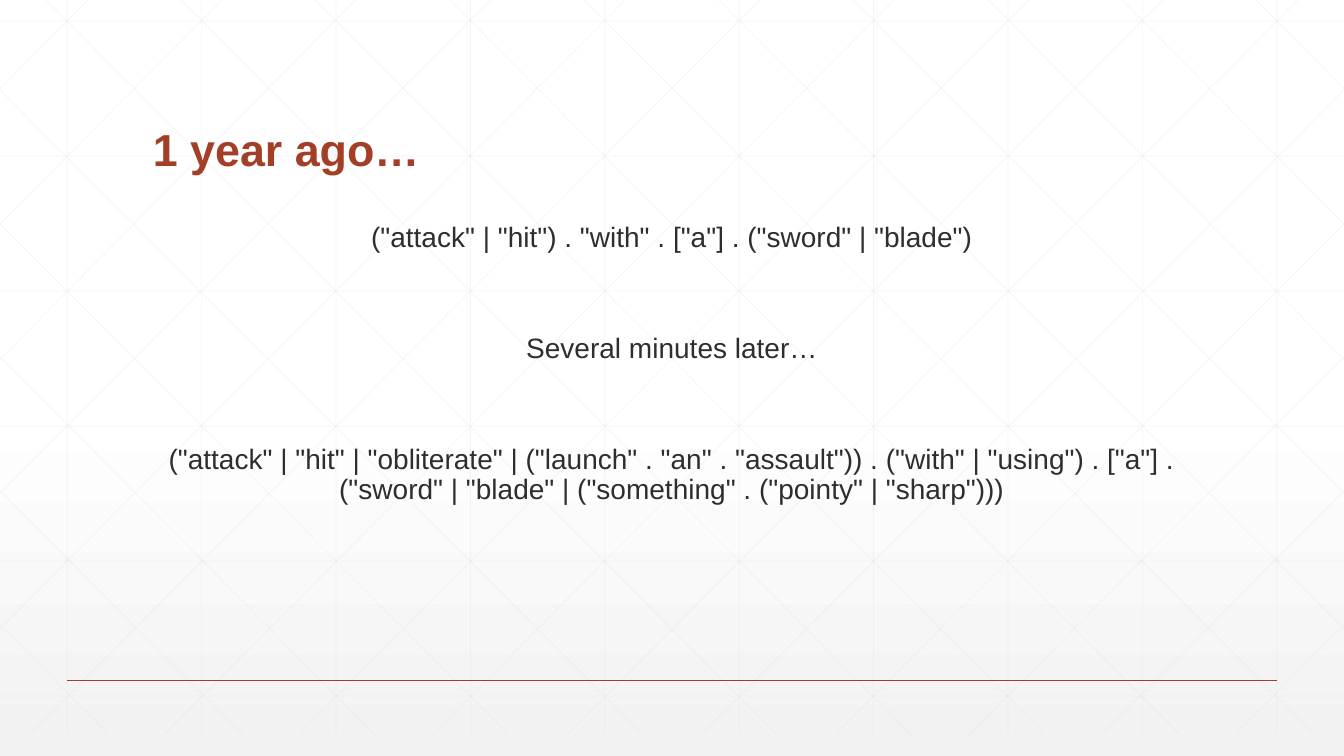
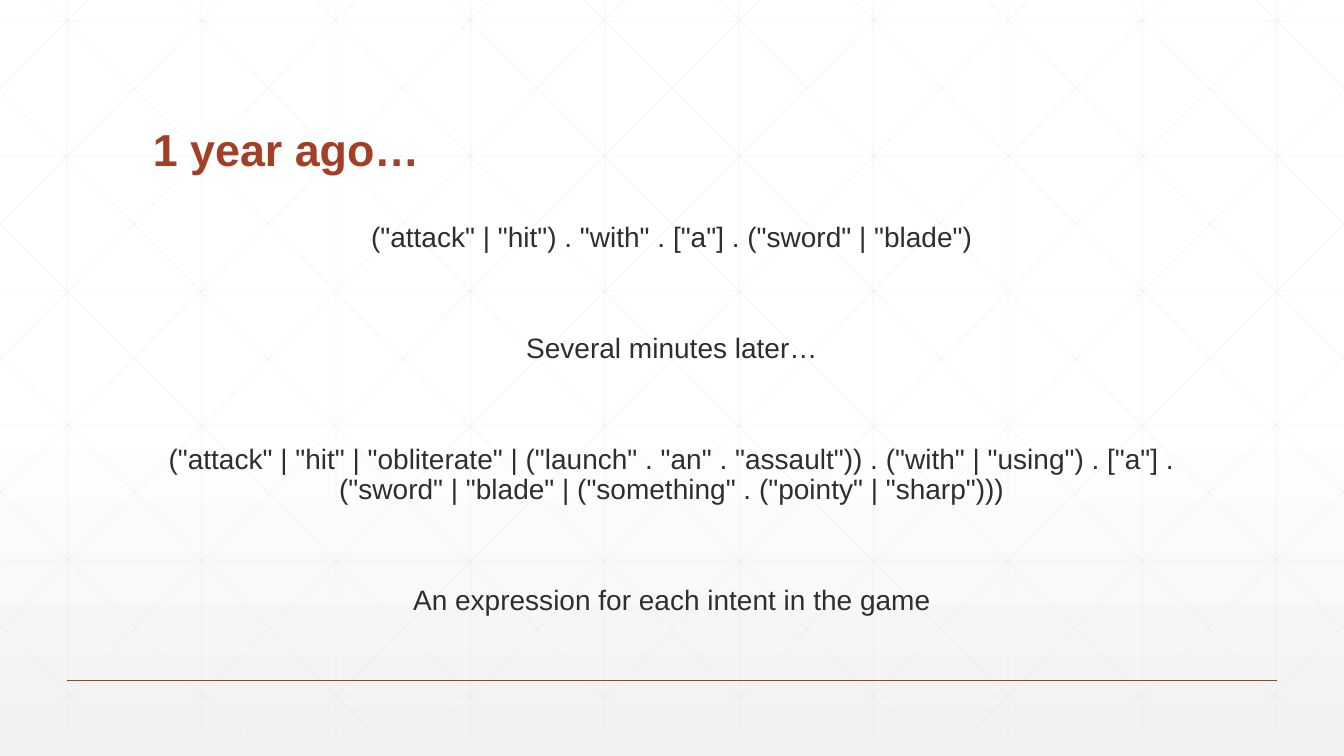
Before and after one commit to BaronKhan/VoiceRecognitionRPG, a slide deck: slide 5 of presentation/presentation.pptx (slide 4 before the commit). Drawn at 1344x756 pixels with LibreOffice and Linux fonts; fonts in the diff are those of the drawing. Boxes give left, top, right and bottom in pixels: in the first picture for what was removed or moved away, otherwise in the second. Text is boxed around its words. In the diff, an @@ line names an element or a change of style, - is before the commit and + after.

```diff
--- a/presentation/presentation.pptx
+++ b/presentation/presentation.pptx
@@ text at box(413, 589, 930, 615): paragraph added @@
+An expression for each intent in the game
```
Also in this commit, not shown: 2 other slides changed, 12 slides added, 3 other files.
